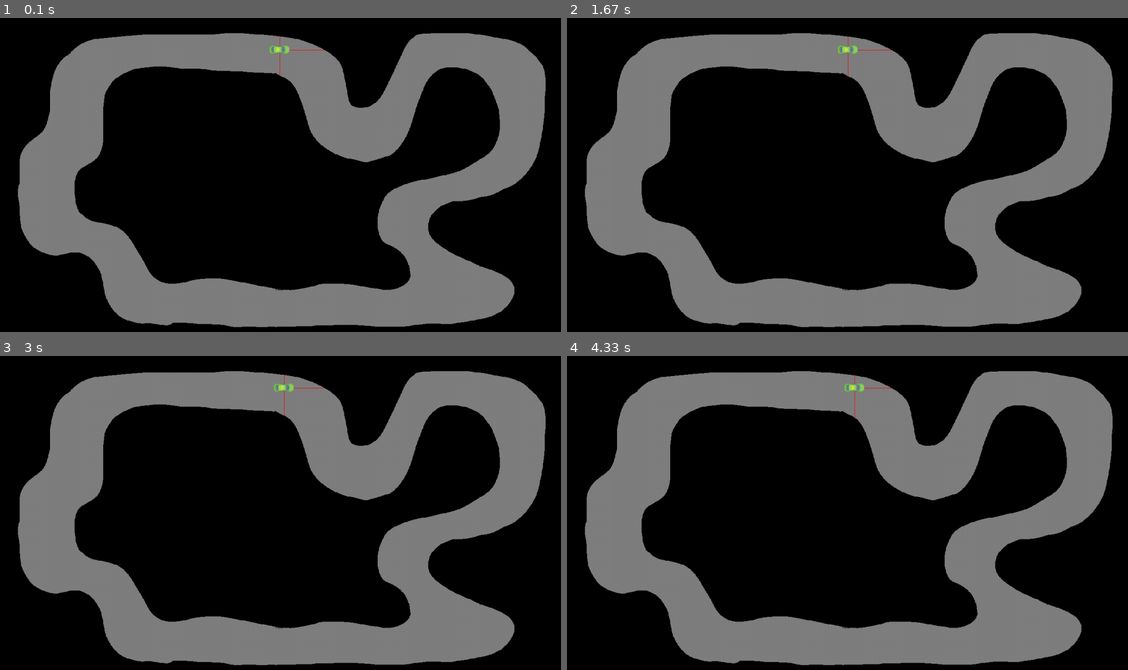
Above: before the commit, frames 1-4 (two rows, left to right).
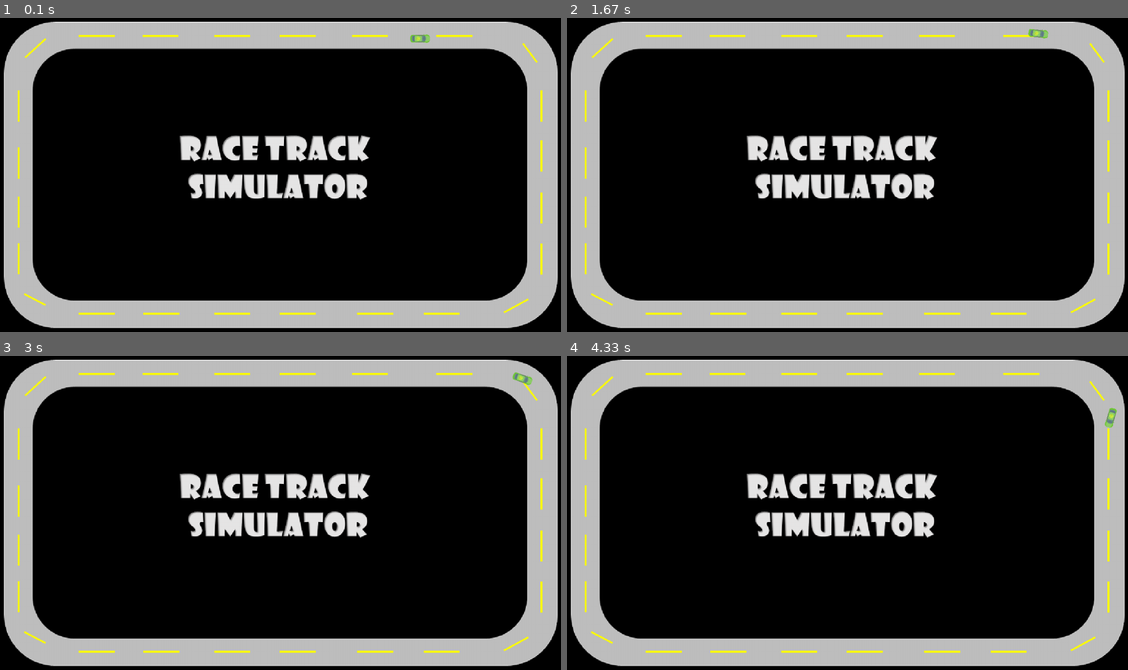
Above: after the commit, the same moments.

Repository: MatheusQuevedo/Fuzzy-Controller
Game: pygame game, started from game_pid.py
Two runs of this game, one before a commit and one after it. Both use one fixed random seed, a clock stepped at 60 frames per second and the inputs below.
Inputs:
- Up to frame 1 (0.1 s): no input
- Up to frame 2 (1.67 s): hold Up 0.33-0.8 s; hold Up 0.83-1.2 s; hold Up 1.23-1.53 s; hold Up from 1.57 s (still down)
- Up to frame 3 (3 s): release Up at 1.93 s; hold Up 1.97-2.27 s; hold Up 2.3-2.67 s; hold Up from 2.7 s (still down)
- Up to frame 4 (4.33 s): release Up at 3 s; hold Up 3.03-3.4 s; hold Up 3.43-3.73 s; hold Up 3.77-4.13 s; hold Up from 4.17 s (still down)

The runs differ from the first frame. In frame 1, 56% of the frame differs, in the area x 0-100%, y 1-99%; in frame 2, 56%; in frame 3, 56%; in frame 4, 56%.

Commit message:
nova pista, controlador pd pronto

Diff:
--- a/game_pid.py
+++ b/game_pid.py
@@ -34,6 +34,49 @@
     message_display('You crashed')
     time.sleep(2)
     pygame.quit()
+
+
+class PID:
+    """PID controller."""
+
+    def __init__(self, Kp, Ki, Kd, origin_time=None):
+        if origin_time is None:
+            origin_time = time.time()
+
+        # Gains for each term
+        self.Kp = Kp
+        self.Ki = Ki
+        self.Kd = Kd
+
+        # Corrections (outputs)
+        self.Cp = 0.0
+        self.Ci = 0.0
+        self.Cd = 0.0
+
+        self.previous_time = origin_time
+        self.previous_error = 0.0
+
+    def Update(self, error, current_time=None):
+        if current_time is None:
+            current_time = time.time()
+        dt = current_time - self.previous_time
+        if dt <= 0.0:
+            return 0
+        de = error - self.previous_error
+
+        self.Cp = error
+        self.Ci += error * dt
+        self.Cd = de / dt
+
+        self.previous_time = current_time
+        self.previous_error = error
+
+        return (
+            (self.Kp * self.Cp)    # proportional term
+            + (self.Ki * self.Ci)  # integral term
+            + (self.Kd * self.Cd)  # derivative term
+        )
+
 
 class Car:
     def __init__(self, x, y, angle=0.0, length=1, max_steering=30, max_acceleration=1.0):
@@ -66,7 +109,7 @@
 class Game:
     def __init__(self):
         pygame.init()
-        pygame.display.set_caption("Car tutorial")
+        pygame.display.set_caption("Simulador Fuzzy")
         width = 1280
         height = 720
         self.screen = pygame.display.set_mode((width, height))
@@ -75,94 +118,139 @@
         self.exit = False
 
 
+
     def run(self):
         car_image = pygame.image.load('car.png')
         car_image = pygame.transform.scale(car_image, (45, 20))
-        track_image = pygame.image.load('track_image.png')
+        track_image = pygame.image.load('race_track.png')
         track_image = pygame.transform.scale(track_image, (1280, 720))
         track_mask = pygame.mask.from_threshold(track_image,pygame.Color('black'), (1, 1, 1, 255))
-        car = Car(20, 2.3)
+        car = Car(30, 1.5)
         ppu = 32
         #data = np.array([])
         dataSensors = np.zeros(3)
         dataSteering = np.zeros(1)
         dataVel = np.zeros(1)
         steer=0
+        sensor_esquerdo = 0
+        sensor_direito = 0
+        sensor_frontal = 0
+        distancia = 0
+        controlador_lateral = PID(1, 0, 0.1)
+        target_distance = 0
+
+
 
         while not self.exit:
             dt = self.clock.get_time() / 1000
+
 
             # Event queue
             for event in pygame.event.get():
                 if event.type == pygame.QUIT:
-                    # df = pd.DataFrame(dataSensors)
-                    # df.to_csv(r'dataSensores.csv', header = None, index=False)
-                    # df2 = pd.DataFrame(dataSteering)
-                    # df2.to_csv(r'dataSteering.csv', header = None, index=False)
-                    # df3 = pd.DataFrame(dataVel)
-                    # df3.to_csv(r'dataVelocidade.csv', header = None, index=False)
                     self.exit = True
 
-            # User input
             pressed = pygame.key.get_pressed()
-
-            #b = np.zeros(4)
             if pressed[pygame.K_UP]:
-                #b[0] = 1
-                if car.velocity.x < 0:
-                    car.acceleration = car.brake_deceleration
-                else:
-                    car.acceleration += 1 * dt
-            elif pressed[pygame.K_DOWN]:
-                #b[1] = 1
-                if car.velocity.x > 0:
-                    car.acceleration = -car.brake_deceleration
-                else:
-                    car.acceleration -= 1 * dt
-            elif pressed[pygame.K_SPACE]:
-                if abs(car.velocity.x) > dt * car.brake_deceleration:
-                    car.acceleration = -copysign(car.brake_deceleration, car.velocity.x)
-                else:
-                    car.acceleration = -car.velocity.x / dt
-            else:
-                if abs(car.velocity.x) > dt * car.free_deceleration:
-                    car.acceleration = -copysign(car.free_deceleration, car.velocity.x)
-                else:
-                    if dt != 0:
-                        car.acceleration = -car.velocity.x / dt
-            car.acceleration = max(-car.max_acceleration, min(car.acceleration, car.max_acceleration))
-            if pressed[pygame.K_RIGHT]:
-                #b[2] = 1
-                car.steering -= 30 * dt
-                steer = car.steering
-            elif pressed[pygame.K_LEFT]:
-                #b[3] = 1
-                car.steering += 30 * dt
-                steer = car.steering
-            else:
-                car.steering = 0
-
-                if steer > 0:
-                    steer -= 30 * dt
-                elif steer < 0:
-                    steer += 30 * dt
-                else:
-                    steer = 0
-
-
-            car.steering = max(-car.max_steering, min(car.steering, car.max_steering))
-            steer = max(-car.max_steering, min(steer, car.max_steering))
-
-            # b = np.array(b)
-            # dataKeys = np.vstack((dataKeys, b))
-
-            print(car.steering)
-
-            b = np.array(car.steering)
-            dataSteering = np.vstack((dataSteering, b))
-
-            # Logic
-            car.update(dt)
+                pygame_position = np.round(car.position * ppu)
+                #sensores
+                for i in range(1500):
+                    x =  np.int(pygame_position[0] + math.cos(math.radians(car.angle)) * i)
+                    y =  np.int(pygame_position[1] - math.sin(math.radians(car.angle)) * i)
+                    if (track_mask.get_at([x,y])==1):
+                        pygame.draw.lines(self.screen,(255,0,0),True,[pygame_position, [x,y]])
+                        sensor_frontal = math.hypot(x - pygame_position[0], y - pygame_position[1])
+                        break
+
+                for i in range(1500):
+                     x = np.int(pygame_position[0] + math.cos(math.radians(car.angle+90)) * i)
+                     y = np.int(pygame_position[1] - math.sin(math.radians(car.angle+90)) * i)
+                     if (track_mask.get_at([x,y])==1):
+                         pygame.draw.lines(self.screen,(255,0,0),True,[pygame_position, [x,y]])
+                         sensor_esquerdo = math.hypot(x - pygame_position[0], y - pygame_position[1])
+                         break
+
+                for i in range(1500):
+                    x = np.int(pygame_position[0] + math.cos(math.radians(car.angle - 90)) * i)
+                    y = np.int(pygame_position[1] - math.sin(math.radians(car.angle - 90)) * i)
+                    if (track_mask.get_at([x,y])==1):
+                        pygame.draw.lines(self.screen,(255,0,0),True,[pygame_position, [x,y]])
+                        sensor_direito = math.hypot(x - pygame_position[0], y - pygame_position[1])
+                        break
+
+                distancia = sensor_direito - sensor_esquerdo
+                error = target_distance - distancia
+
+                correction = controlador_lateral.Update(error)
+                print(correction)
+                print(distancia)
+                car.steering = correction
+
+                car.velocity.x = 3
+                car.acceleration = -car.velocity.x / dt
+                car.acceleration = max(-car.max_acceleration, min(car.acceleration, car.max_acceleration))
+                car.steering = max(-car.max_steering, min(car.steering, car.max_steering))
+                #
+                # # User input
+                # pressed = pygame.key.get_pressed()
+                #
+                # #b = np.zeros(4)
+                # if pressed[pygame.K_UP]:
+                #     #b[0] = 1
+                #     if car.velocity.x < 0:
+                #         car.acceleration = car.brake_deceleration
+                #     else:
+                #         car.acceleration += 1 * dt
+                # elif pressed[pygame.K_DOWN]:
+                #     #b[1] = 1
+                #     if car.velocity.x > 0:
+                #         car.acceleration = -car.brake_deceleration
+                #     else:
+                #         car.acceleration -= 1 * dt
+                # elif pressed[pygame.K_SPACE]:
+                #     if abs(car.velocity.x) > dt * car.brake_deceleration:
+                #         car.acceleration = -copysign(car.brake_deceleration, car.velocity.x)
+                #     else:
+                #         car.acceleration = -car.velocity.x / dt
+                # else:
+                #     if abs(car.velocity.x) > dt * car.free_deceleration:
+                #         car.acceleration = -copysign(car.free_deceleration, car.velocity.x)
+                #     else:
+                #         if dt != 0:
+                #             car.acceleration = -car.velocity.x / dt
+                # car.acceleration = max(-car.max_acceleration, min(car.acceleration, car.max_acceleration))
+                # if pressed[pygame.K_RIGHT]:
+                #     #b[2] = 1
+                #     car.steering -= 30 * dt
+                #     steer = car.steering
+                # elif pressed[pygame.K_LEFT]:
+                #     #b[3] = 1
+                #     car.steering += 30 * dt
+                #     steer = car.steering
+                # else:
+                #     car.steering = 0
+                #
+                #     if steer > 0:
+                #         steer -= 30 * dt
+                #     elif steer < 0:
+                #         steer += 30 * dt
+                #     else:
+                #         steer = 0
+                #
+                #
+                # car.steering = max(-car.max_steering, min(car.steering, car.max_steering))
+                # steer = max(-car.max_steering, min(steer, car.max_steering))
+                #
+                # # b = np.array(b)
+                # # dataKeys = np.vstack((dataKeys, b))
+                #
+                # print(car.velocity)
+                #
+                # b = np.array(car.steering)
+                # dataSteering = np.vstack((dataSteering, b))
+
+                # Logic
+                car.update(dt)
 
             # Drawing
             self.screen.blit(track_image, [0, 0])
@@ -184,35 +272,6 @@
                 # df3 = pd.DataFrame(dataVel)
                 # df3.to_csv(r'dataVelocidade.csv', header=None, index=False)
                 crash()
-
-            a = []
-            #sensores
-            for i in range(1500):
-                x =  np.int(pygame_position[0] + math.cos(math.radians(car.angle)) * i)
-                y =  np.int(pygame_position[1] - math.sin(math.radians(car.angle)) * i)
-                if (track_mask.get_at([x,y])==1):
-                    pygame.draw.lines(self.screen,(255,0,0),True,[pygame_position, [x,y]])
-                    #print('Sensor Reto: ', math.hypot(x - pygame_position[0], y - pygame_position[1]))
-                    a.append(math.hypot(x - pygame_position[0], y - pygame_position[1]))
-                    break
-
-            for i in range(1500):
-                 x = np.int(pygame_position[0] + math.cos(math.radians(car.angle+90)) * i)
-                 y = np.int(pygame_position[1] - math.sin(math.radians(car.angle+90)) * i)
-                 if (track_mask.get_at([x,y])==1):
-                     pygame.draw.lines(self.screen,(255,0,0),True,[pygame_position, [x,y]])
-                     #print('Sensor Esquerda: ', math.hypot(x - pygame_position[0], y - pygame_position[1]))
-                     a.append(math.hypot(x - pygame_position[0], y - pygame_position[1]))
-                     break
-
-            for i in range(1500):
-                x = np.int(pygame_position[0] + math.cos(math.radians(car.angle - 90)) * i)
-                y = np.int(pygame_position[1] - math.sin(math.radians(car.angle - 90)) * i)
-                if (track_mask.get_at([x,y])==1):
-                    pygame.draw.lines(self.screen,(255,0,0),True,[pygame_position, [x,y]])
-                    #print('Sensor Direita: ', math.hypot(x - pygame_position[0], y - pygame_position[1]))
-                    a.append(math.hypot(x - pygame_position[0], y - pygame_position[1]))
-                    break
 
             # for i in range(1500):
             #     x =  np.int(pygame_position[0] + math.cos(math.radians(car.angle + 45)) * i)
@@ -232,8 +291,7 @@
             #         a.append(math.hypot(x - pygame_position[0], y - pygame_position[1]))
             #         break
 
-            a = np.array(a)
-            dataSensors = np.vstack((dataSensors, a))
+
 
             c = np.array(car.velocity[0])
             dataVel = np.vstack((dataVel, c))
Binary file changed: race_track.png
